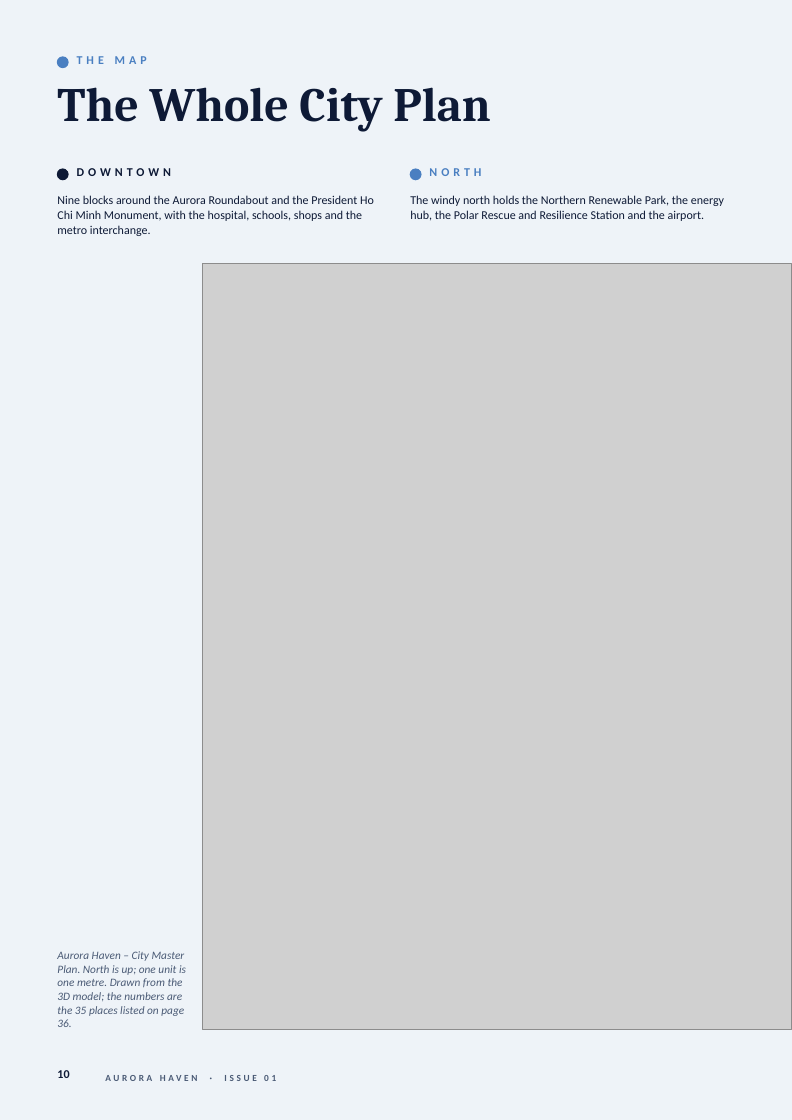
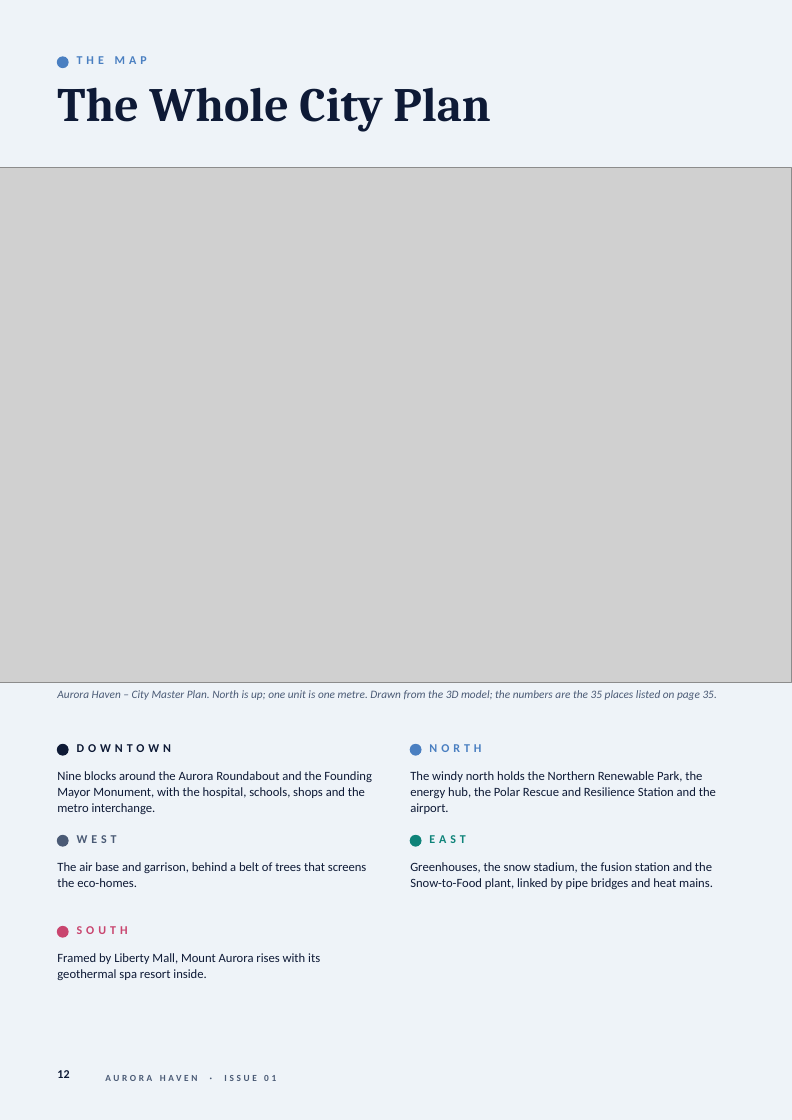
Before and after one commit to HiroKasumi-bit/chatbox-bi-n-o, a slide deck: slide 12 of output/Aurora_Haven_Magazine.pptx (slide 10 before the commit). Drawn at 792x1120 pixels with LibreOffice and Linux fonts; fonts in the diff are those of the drawing; grey boxes stand for pictures. Boxes give left, top, right and bottom in pixels: in the first picture for what was removed or moved away, otherwise in the second. Text is boxed around its words. In the diff, an @@ line names an element or a change of style, - is before the commit and + after.

```diff
--- a/output/Aurora_Haven_Magazine.pptx
+++ b/output/Aurora_Haven_Magazine.pptx
@@ picture added at [0, 168, 792, 683] @@
@@ picture removed at [203, 263, 792, 1030] @@
@@ text "Aurora Haven – City Master ..." at [57, 690, 717, 700]: vertical alignment bottom to top @@
@@ text at [57, 690, 717, 700]: text changed @@
-Aurora Haven – City Master Plan. North is up; one unit is one metre. Drawn from the 3D model; the numbers are the 35 places listed on page 36.
+Aurora Haven – City Master Plan. North is up; one unit is one metre. Drawn from the 3D model; the numbers are the 35 places listed on page 35.
@@ 2 texts, 2 ellipses: place and size @@
-2 texts, 2 ellipses at [57, 168, 481, 179]
+2 texts, 2 ellipses at [57, 744, 481, 755]
@@ text at [57, 771, 372, 814]: text changed; size 9 to 9.5 pt @@
-Nine blocks around the Aurora Roundabout and the President Ho Chi Minh Monument, with the hospital, schools, shops and the metro interchange.
+Nine blocks around the Aurora Roundabout and the Founding Mayor Monument, with the hospital, schools, shops and the metro interchange.
@@ text "The windy north holds the ...": place and size @@
-text "The windy north holds the ..." at [410, 195, 724, 221]
+text "The windy north holds the ..." at [410, 771, 716, 814]
@@ text "The windy north holds the ..." at [410, 771, 716, 814]: size 9 to 9.5 pt; line spacing 1.04 to 1.05 @@
@@ ellipse added at [57, 835, 68, 846], fill #4A5A75, outline #4A5A75 1 pt @@
@@ text added at [77, 835, 117, 843], 9 pt, text #4A5A75, bold @@
+WEST
@@ ellipse added at [411, 835, 421, 846], fill #0E8379, outline #0E8379 1 pt @@
@@ text added at [429, 835, 465, 843], 9 pt, text #0E8379, bold @@
+EAST
@@ text added at [57, 862, 367, 887], 9.5 pt, text #0E1A36 @@
+The air base and garrison, behind a belt of trees that screens the eco-homes.
@@ text added at [410, 862, 713, 889], 9.5 pt, text #0E1A36 @@
+Greenhouses, the snow stadium, the fusion station and the Snow-to-Food plant, linked by pipe bridges and heat mains.
@@ ellipse added at [57, 926, 68, 937], fill #C9456F, outline #C9456F 1 pt @@
@@ text added at [77, 926, 128, 934], 9 pt, text #C9456F, bold @@
+SOUTH
@@ text added at [57, 953, 320, 980], 9.5 pt, text #0E1A36 @@
+Framed by Liberty Mall, Mount Aurora rises with its geothermal spa resort inside.
@@ page number at [57, 1070, 69, 1078]: text changed @@
-10
+12
```
Also in this commit, not shown: 18 other slides changed, 1 slide removed, 9 other files.
